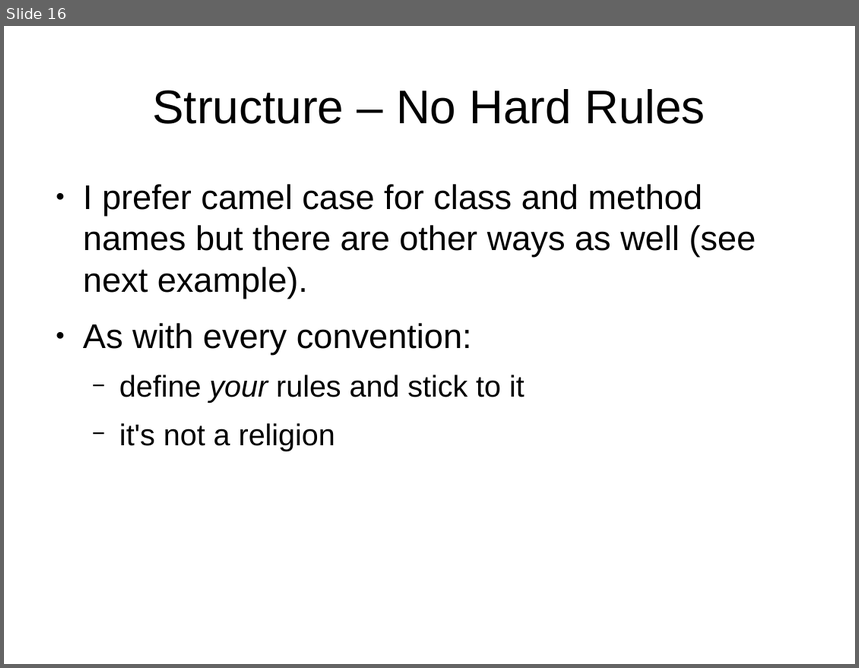
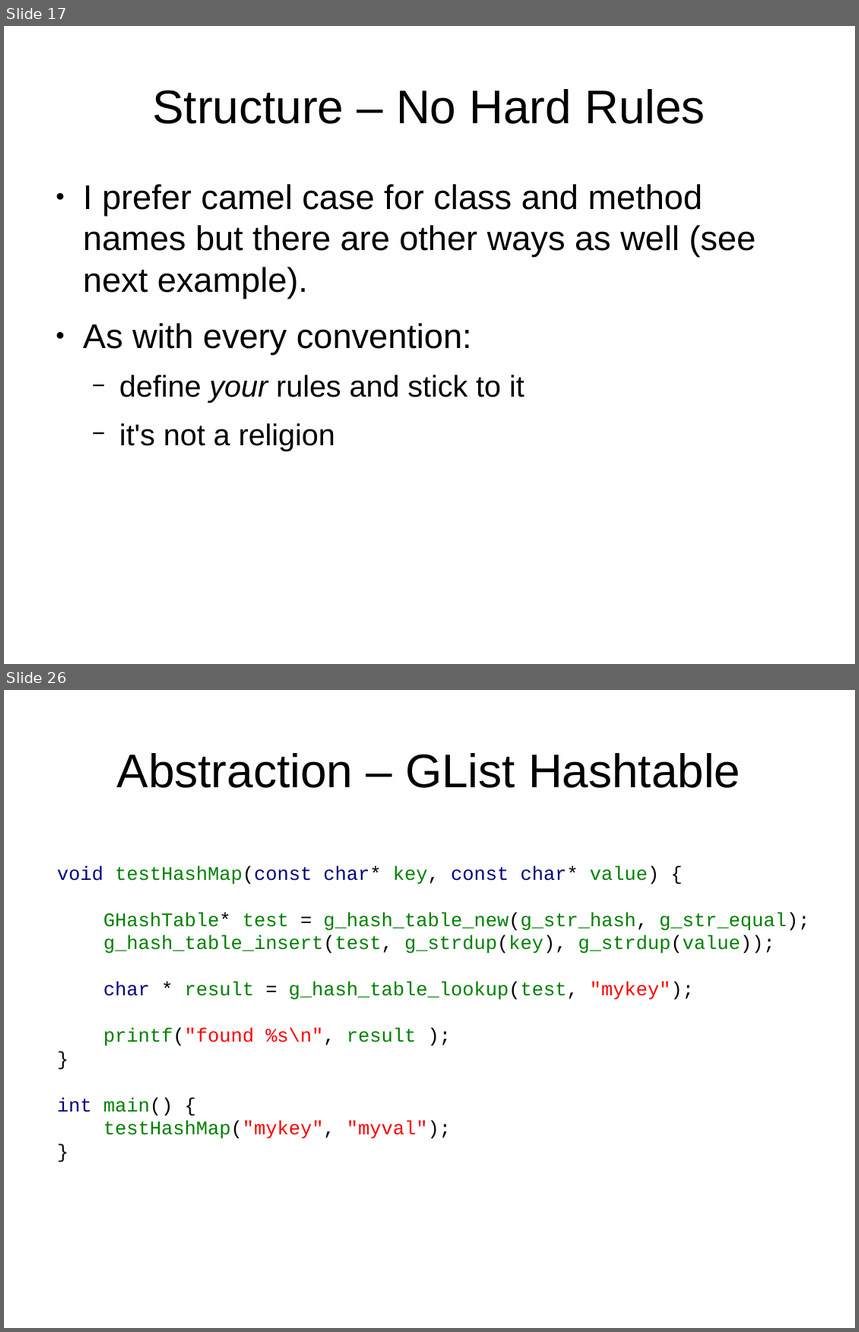
Before and after one commit to samba2/modern_c, a slide deck: modern_c.odp. Shown one above the other, each under a label of ours: slide 16 before the commit, slides 17 and 26 after it; the slides between them are not shown. The pictures are 859x668 and 859x1332 pixels, drawn with LibreOffice and Linux fonts; fonts in the diff are those of the drawing. Boxes give left, top, right and bottom in pixels: in the first picture for what was removed or moved away, otherwise in the second. Text is boxed around its words. In the diff, an @@ line names an element or a change of style, - is before the commit and + after.

```diff
--- a/modern_c.odp
+++ b/modern_c.odp
@@ slide 26 added at [4,690,855,1328], background #FFFFFF @@
@@ title added at [117,753,740,788], 44 pt, text #000000 @@
+Abstraction – GList Hashtable
@@ text added at [57,866,810,1139], 18 pt, text #008000 @@
+void testHashMap(const char* key, const char* value) {
+GHashTable* test = g_hash_table_new(g_str_hash, g_str_equal);
+g_hash_table_insert(test, g_strdup(key), g_strdup(value));
+char * result = g_hash_table_lookup(test, "mykey");
+printf("found %s\n", result );
+}
+int main() {
+testHashMap("mykey", "myval");
+}
@@ what was slide 16 is now slide 17 @@
```
Also in this commit, not shown: 7 slides changed, 15 other slides added, 2 other files.
